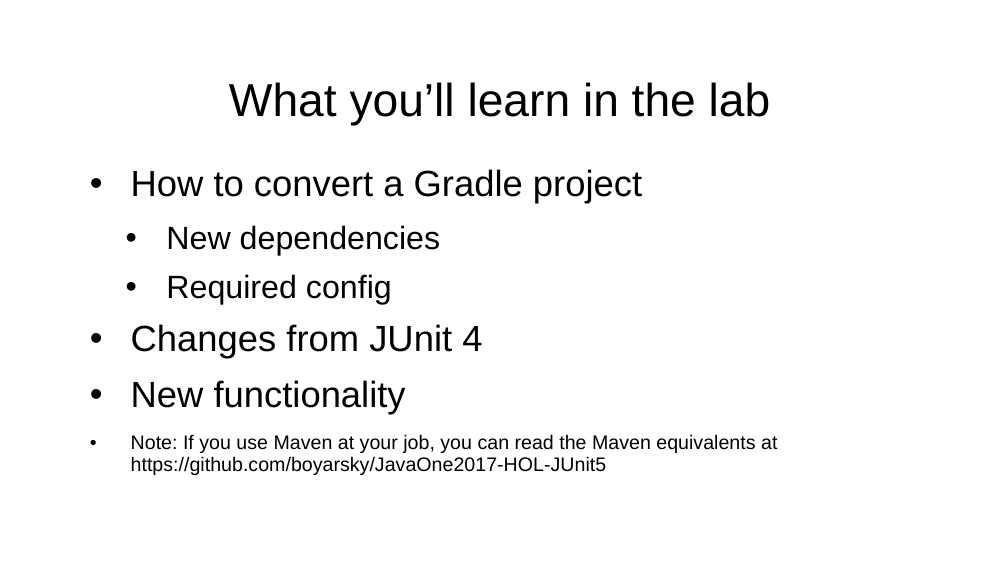
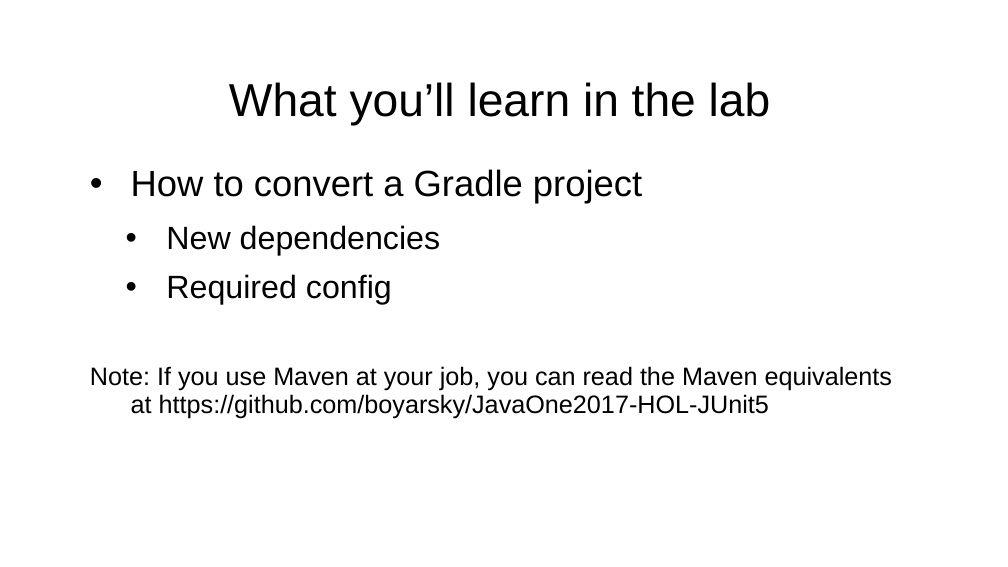
Before and after one commit to rkstarnerd/2018-devnexus-junit5-workshop, a slide deck: slide 5 of JUnit 5 Workshop Intro Presentation.ppt. Drawn at 1008x567 pixels with LibreOffice and Linux fonts; fonts in the diff are those of the drawing; background and template pictures are left out. Boxes give left, top, right and bottom in pixels: in the first picture for what was removed or moved away, otherwise in the second. Text is boxed around its words. In the diff, an @@ line names an element or a change of style, - is before the commit and + after.

```diff
--- a/JUnit 5 Workshop Intro Presentation.ppt
+++ b/JUnit 5 Workshop Intro Presentation.ppt
@@ text at <box>131,324,482,415</box>: paragraphs removed @@
-• Changes from JUnit 4
-• New functionality
@@ text at <box>90,366,892,419</box>: size 14 to 18 pt in "Note: If you use Maven at your ..."; bullet • to none @@
```
Also in this commit, not shown: 3 slides added, 3 other files.
